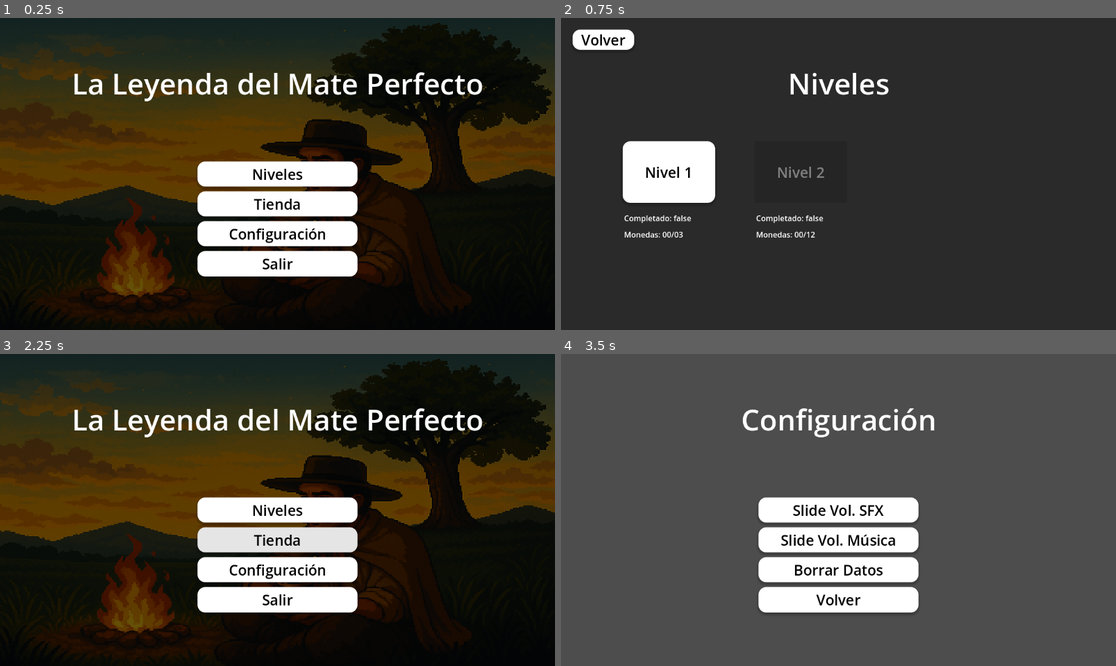
Above: before the commit, frames 1-4 (two rows, left to right).
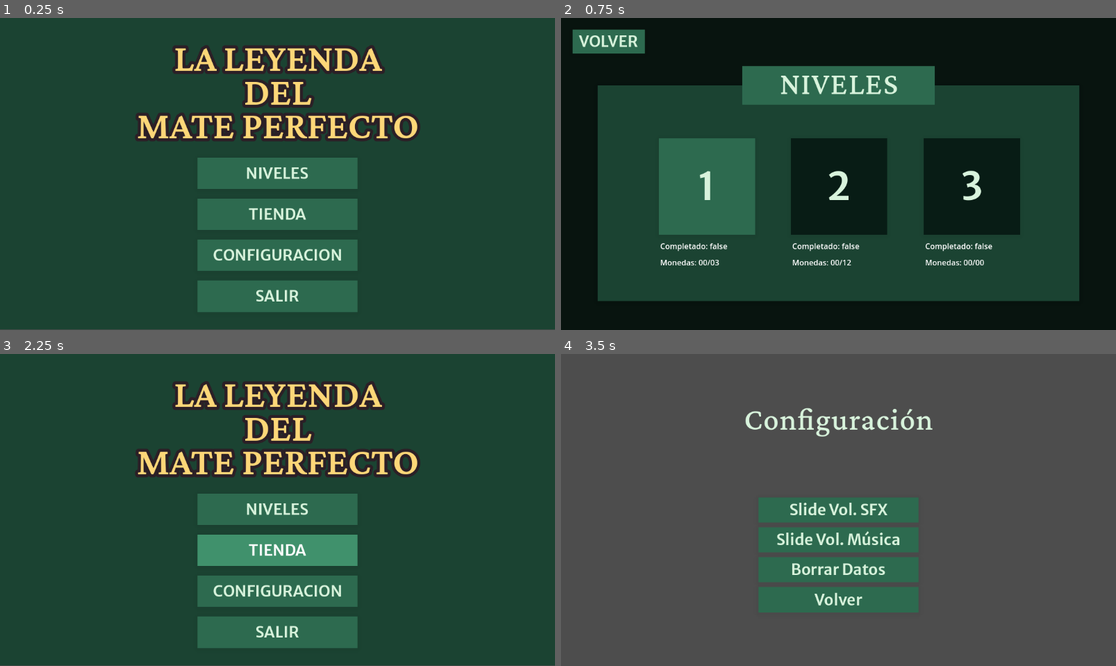
Above: after the commit, the same moments.

Repository: LYoshi02/TP-Videojuegos
Game: Godot game, scene res://pantallas/menu_principal/menu_principal.tscn
The game is run twice, just before and just after one commit, with the same random seed, the same clock (stepped at 60 frames per second) and the same inputs.
Inputs:
- Up to frame 1 (0.25 s): no input
- Up to frame 2 (0.75 s): click "Niveles" (after the commit: "NIVELES") at 0.5 s
- Up to frame 3 (2.25 s): click "Volver" (after the commit: "VOLVER") at 1.25 s; click "Tienda" (after the commit: "TIENDA") at 2 s
- Up to frame 4 (3.5 s): click "Configuración" (after the commit: "CONFIGURACION") at 2.75 s

The runs differ from the first frame. In frame 1, 97% of the frame differs, in the area x 0-100%, y 0-100%; in frame 2, 98%; in frame 3, 97%; in frame 4, 11%.

Commit message:
cambiar diseño de interfaces

Diff:
--- a/juego/personaje/personaje.tscn
+++ b/juego/personaje/personaje.tscn
@@ -141,12 +141,10 @@
 sprite_frames = SubResource("SpriteFrames_s5i2y")
 animation = &"idle"
 autoplay = "idle"
-frame_progress = 0.536067
+frame_progress = 0.469291
 
 [node name="CollisionShape2D" type="CollisionShape2D" parent="."]
 position = Vector2(0, 3)
 shape = SubResource("CapsuleShape2D_nmoq4")
 
 [node name="TimerSalto" type="Timer" parent="."]
-
-[connection signal="sprite_frames_changed" from="AnimatedSprite2D" to="." method="_on_sprite_frame_changed"]
--- a/pantallas/menu_niveles/menu_niveles.tscn
+++ b/pantallas/menu_niveles/menu_niveles.tscn
@@ -6,7 +6,16 @@
 [ext_resource type="PackedScene" uid="uid://m5wbok3qmbim" path="res://ui/seleccion_nivel/seleccion_nivel.tscn" id="4_nougm"]
 
 [sub_resource type="StyleBoxFlat" id="StyleBoxFlat_kwq62"]
-bg_color = Color(0.165656, 0.165657, 0.165655, 1)
+bg_color = Color(0.0313726, 0.0784314, 0.0588235, 1)
+
+[sub_resource type="StyleBoxFlat" id="StyleBoxFlat_nougm"]
+bg_color = Color(0.105882, 0.262745, 0.196078, 1)
+shadow_color = Color(0, 0, 0, 0.0980392)
+shadow_size = 10
+shadow_offset = Vector2(0, 2)
+
+[sub_resource type="StyleBoxFlat" id="StyleBoxFlat_6rgov"]
+bg_color = Color(0.176471, 0.415686, 0.309804, 1)
 
 [node name="MenuNiveles" type="Control"]
 layout_mode = 3
@@ -26,37 +35,92 @@
 grow_vertical = 2
 theme_override_styles/panel = SubResource("StyleBoxFlat_kwq62")
 
+[node name="Panel2" type="Panel" parent="."]
+layout_mode = 1
+anchors_preset = 8
+anchor_left = 0.5
+anchor_top = 0.5
+anchor_right = 0.5
+anchor_bottom = 0.5
+offset_left = -500.0
+offset_top = -184.0
+offset_right = 500.0
+offset_bottom = 264.0
+grow_horizontal = 2
+grow_vertical = 2
+theme_override_styles/panel = SubResource("StyleBoxFlat_nougm")
+
+[node name="Panel" type="Panel" parent="Panel2"]
+layout_mode = 1
+anchors_preset = 5
+anchor_left = 0.5
+anchor_right = 0.5
+offset_left = -200.0
+offset_top = -40.0
+offset_right = 200.0
+offset_bottom = 40.0
+grow_horizontal = 2
+theme_override_styles/panel = SubResource("StyleBoxFlat_6rgov")
+
+[node name="Titulo" parent="Panel2/Panel" instance=ExtResource("1_o885e")]
+layout_mode = 1
+anchors_preset = 8
+anchor_left = 0.5
+anchor_top = 0.5
+anchor_right = 0.5
+anchor_bottom = 0.5
+offset_left = -116.5
+offset_top = -40.0
+offset_right = 116.5
+offset_bottom = 32.0
+grow_horizontal = 2
+grow_vertical = 2
+text = "NIVELES"
+
+[node name="Niveles" type="Control" parent="Panel2"]
+layout_mode = 1
+anchors_preset = 8
+anchor_left = 0.5
+anchor_top = 0.5
+anchor_right = 0.5
+anchor_bottom = 0.5
+grow_horizontal = 2
+grow_vertical = 2
+
+[node name="SeleccionNivel1" parent="Panel2/Niveles" instance=ExtResource("4_nougm")]
+offset_left = -501.0
+offset_top = -370.0
+offset_right = -501.0
+offset_bottom = -370.0
+pivot_offset = Vector2(248, 253)
+total_monedas = 3
+id_nivel = 1
+
+[node name="SeleccionNivel2" parent="Panel2/Niveles" instance=ExtResource("4_nougm")]
+offset_left = -227.0
+offset_top = -370.0
+offset_right = -227.0
+offset_bottom = -370.0
+pivot_offset = Vector2(-26, 253)
+total_monedas = 12
+id_nivel = 2
+id_nivel_anterior = 1
+
+[node name="SeleccionNivel3" parent="Panel2/Niveles" instance=ExtResource("4_nougm")]
+offset_left = 49.0
+offset_top = -370.0
+offset_right = 49.0
+offset_bottom = -370.0
+pivot_offset = Vector2(-302, 253)
+id_nivel = 3
+id_nivel_anterior = 3
+
 [node name="VolverBoton" parent="." instance=ExtResource("1_3jpul")]
 layout_mode = 1
 offset_left = 24.0
 offset_top = 24.0
-offset_right = 152.0
-offset_bottom = 66.0
-text = "Volver"
-
-[node name="Titulo" parent="." instance=ExtResource("1_o885e")]
-layout_mode = 1
-anchors_preset = 5
-anchor_left = 0.5
-anchor_right = 0.5
-offset_left = -434.5
-offset_top = 80.0
-offset_right = 434.5
-offset_bottom = 191.0
-grow_horizontal = 2
-text = "Niveles"
-
-[node name="Niveles" type="Node" parent="."]
-
-[node name="SeleccionNivel1" parent="Niveles" instance=ExtResource("4_nougm")]
-total_monedas = 3
-id_nivel = 1
-
-[node name="SeleccionNivel2" parent="Niveles" instance=ExtResource("4_nougm")]
-offset_left = 274.0
-offset_right = 274.0
-total_monedas = 12
-id_nivel = 2
-id_nivel_anterior = 1
+offset_right = 174.0
+offset_bottom = 74.0
+text = "VOLVER"
 
 [connection signal="pressed" from="VolverBoton" to="." method="_on_volver_boton_pressed"]
--- a/pantallas/menu_principal/menu_principal.tscn
+++ b/pantallas/menu_principal/menu_principal.tscn
@@ -1,13 +1,17 @@
 [gd_scene load_steps=6 format=3 uid="uid://tuk1qbeie8yx"]
 
 [ext_resource type="Script" uid="uid://b0y5xgqr4x33" path="res://pantallas/menu_principal/menu_principal.gd" id="1_rqcxr"]
-[ext_resource type="Texture2D" uid="uid://dgog4nfkbtgeh" path="res://assets/imagenes/background.png" id="2_5luq2"]
-[ext_resource type="PackedScene" uid="uid://b4ctirjw1xq53" path="res://ui/titulo.tscn" id="3_co1m1"]
 [ext_resource type="PackedScene" uid="uid://sddk5xqkdc4t" path="res://ui/boton.tscn" id="3_th5i5"]
+[ext_resource type="FontFile" uid="uid://drjlh7vyn5bff" path="res://assets/fuentes/crimson_pro/CrimsonPro-VariableFont_wght.ttf" id="4_glt1t"]
 
-[sub_resource type="StyleBoxTexture" id="StyleBoxTexture_ekxnf"]
-texture = ExtResource("2_5luq2")
-modulate_color = Color(0.423651, 0.423651, 0.423651, 1)
+[sub_resource type="StyleBoxFlat" id="StyleBoxFlat_x2ach"]
+bg_color = Color(0.105882, 0.262745, 0.196078, 1)
+
+[sub_resource type="FontVariation" id="FontVariation_glt1t"]
+base_font = ExtResource("4_glt1t")
+variation_opentype = {
+2003265652: 600
+}
 
 [node name="MenuPrincipal" type="Control"]
 layout_mode = 3
@@ -23,21 +27,32 @@
 anchors_preset = 15
 anchor_right = 1.0
 anchor_bottom = 1.0
+offset_top = -1.0
+offset_bottom = -1.0
 grow_horizontal = 2
 grow_vertical = 2
-theme_override_styles/panel = SubResource("StyleBoxTexture_ekxnf")
+theme_override_styles/panel = SubResource("StyleBoxFlat_x2ach")
 
-[node name="Titulo" parent="." instance=ExtResource("3_co1m1")]
+[node name="Titulo" type="Label" parent="."]
 layout_mode = 1
 anchors_preset = 5
 anchor_left = 0.5
 anchor_right = 0.5
-offset_left = -434.5
-offset_top = 80.0
-offset_right = 434.5
-offset_bottom = 191.0
+offset_left = -292.5
+offset_top = 38.0
+offset_right = 292.5
+offset_bottom = 258.0
 grow_horizontal = 2
-text = "La Leyenda del Mate Perfecto"
+theme_override_colors/font_color = Color(0.992157, 0.843137, 0.470588, 1)
+theme_override_colors/font_outline_color = Color(0.168627, 0.121569, 0.14902, 1)
+theme_override_constants/line_spacing = -20
+theme_override_constants/outline_size = 25
+theme_override_fonts/font = SubResource("FontVariation_glt1t")
+theme_override_font_sizes/font_size = 80
+text = "LA LEYENDA
+DEL
+MATE PERFECTO"
+horizontal_alignment = 1
 
 [node name="ContenedorBotones" type="VBoxContainer" parent="."]
 layout_mode = 1
@@ -47,28 +62,28 @@
 anchor_right = 0.5
 anchor_bottom = 0.5
 offset_left = -166.0
-offset_top = -26.0
+offset_top = -34.0
 offset_right = 166.0
-offset_bottom = 213.0
+offset_bottom = 287.0
 grow_horizontal = 2
 grow_vertical = 2
-theme_override_constants/separation = 10
+theme_override_constants/separation = 20
 
 [node name="NivelesBoton" parent="ContenedorBotones" instance=ExtResource("3_th5i5")]
 layout_mode = 2
-text = "Niveles"
+text = "NIVELES"
 
 [node name="TiendaBoton" parent="ContenedorBotones" instance=ExtResource("3_th5i5")]
 layout_mode = 2
-text = "Tienda"
+text = "TIENDA"
 
 [node name="ConfiguracionBoton" parent="ContenedorBotones" instance=ExtResource("3_th5i5")]
 layout_mode = 2
-text = "Configuración"
+text = "CONFIGURACION"
 
 [node name="SalirBoton" parent="ContenedorBotones" instance=ExtResource("3_th5i5")]
 layout_mode = 2
-text = "Salir"
+text = "SALIR"
 
 [connection signal="pressed" from="ContenedorBotones/NivelesBoton" to="." method="_on_niveles_boton_pressed"]
 [connection signal="pressed" from="ContenedorBotones/ConfiguracionBoton" to="." method="_on_configuracion_boton_pressed"]
--- a/pantallas/niveles/nivel_2/nivel_2.tscn
+++ b/pantallas/niveles/nivel_2/nivel_2.tscn
@@ -145,6 +145,7 @@
 
 [node name="HUD" parent="." instance=ExtResource("7_h3ayw")]
 unique_name_in_owner = true
+visible = false
 
 [node name="Finish" parent="." instance=ExtResource("8_pi4a7")]
 position = Vector2(1075, 595)
--- a/ui/boton.tscn
+++ b/ui/boton.tscn
@@ -1,49 +1,54 @@
-[gd_scene load_steps=5 format=3 uid="uid://sddk5xqkdc4t"]
+[gd_scene load_steps=8 format=3 uid="uid://sddk5xqkdc4t"]
 
-[sub_resource type="StyleBoxEmpty" id="StyleBoxEmpty_n4pas"]
+[ext_resource type="FontFile" uid="uid://br0ox30rd3ddl" path="res://assets/fuentes/merriweather_sans/MerriweatherSans-VariableFont_wght.ttf" id="1_dplwg"]
 
-[sub_resource type="StyleBoxFlat" id="StyleBoxFlat_mi6dp"]
-bg_color = Color(0.899258, 0.899258, 0.899258, 1)
-corner_radius_top_left = 16
-corner_radius_top_right = 16
-corner_radius_bottom_right = 16
-corner_radius_bottom_left = 16
-shadow_color = Color(0, 0, 0, 0.203922)
-shadow_size = 5
-shadow_offset = Vector2(0, 3.41)
+[sub_resource type="FontVariation" id="FontVariation_efxx4"]
+base_font = ExtResource("1_dplwg")
+variation_opentype = {
+2003265652: 600
+}
 
-[sub_resource type="StyleBoxFlat" id="StyleBoxFlat_rhj8v"]
-bg_color = Color(0.733005, 0.733005, 0.733005, 1)
-corner_radius_top_left = 16
-corner_radius_top_right = 16
-corner_radius_bottom_right = 16
-corner_radius_bottom_left = 16
-shadow_color = Color(0, 0, 0, 0.203922)
-shadow_size = 5
-shadow_offset = Vector2(0, 3.41)
+[sub_resource type="StyleBoxEmpty" id="StyleBoxEmpty_dplwg"]
+
+[sub_resource type="StyleBoxFlat" id="StyleBoxFlat_uvtp8"]
+bg_color = Color(0.0313726, 0.109804, 0.0823529, 1)
+shadow_color = Color(0, 0, 0, 0.0392157)
+shadow_size = 10
+shadow_offset = Vector2(0, 2)
+
+[sub_resource type="StyleBoxFlat" id="StyleBoxFlat_dplwg"]
+bg_color = Color(0.25098, 0.568627, 0.423529, 1)
+shadow_color = Color(0, 0, 0, 0.0392157)
+shadow_size = 10
+shadow_offset = Vector2(0, 2)
+
+[sub_resource type="StyleBoxFlat" id="StyleBoxFlat_opgb7"]
+bg_color = Color(0.25098, 0.568627, 0.423529, 1)
+shadow_color = Color(0, 0, 0, 0.0392157)
+shadow_size = 10
+shadow_offset = Vector2(0, 2)
 
 [sub_resource type="StyleBoxFlat" id="StyleBoxFlat_3q610"]
-bg_color = Color(1, 1, 1, 1)
-corner_radius_top_left = 16
-corner_radius_top_right = 16
-corner_radius_bottom_right = 16
-corner_radius_bottom_left = 16
-shadow_color = Color(0, 0, 0, 0.203922)
-shadow_size = 5
-shadow_offset = Vector2(0, 3.41)
+bg_color = Color(0.176471, 0.415686, 0.309804, 1)
+shadow_color = Color(0, 0, 0, 0.0392157)
+shadow_size = 10
+shadow_offset = Vector2(0, 2)
 
 [node name="Boton" type="Button"]
 offset_right = 128.0
-offset_bottom = 42.0
+offset_bottom = 80.0
 size_flags_vertical = 3
-theme_override_colors/font_hover_pressed_color = Color(0, 0, 0, 1)
-theme_override_colors/font_hover_color = Color(0, 0, 0, 1)
-theme_override_colors/font_color = Color(0, 0, 0, 1)
-theme_override_colors/font_focus_color = Color(0, 0, 0, 1)
-theme_override_colors/font_pressed_color = Color(0, 0, 0, 1)
-theme_override_font_sizes/font_size = 30
-theme_override_styles/focus = SubResource("StyleBoxEmpty_n4pas")
-theme_override_styles/hover = SubResource("StyleBoxFlat_mi6dp")
-theme_override_styles/pressed = SubResource("StyleBoxFlat_rhj8v")
+theme_override_colors/font_disabled_color = Color(0.847059, 0.952941, 0.862745, 1)
+theme_override_colors/font_hover_pressed_color = Color(1, 1, 1, 1)
+theme_override_colors/font_hover_color = Color(1, 1, 1, 1)
+theme_override_colors/font_color = Color(0.847059, 0.952941, 0.862745, 1)
+theme_override_colors/font_focus_color = Color(1, 1, 1, 1)
+theme_override_colors/font_pressed_color = Color(1, 1, 1, 1)
+theme_override_fonts/font = SubResource("FontVariation_efxx4")
+theme_override_font_sizes/font_size = 32
+theme_override_styles/focus = SubResource("StyleBoxEmpty_dplwg")
+theme_override_styles/disabled = SubResource("StyleBoxFlat_uvtp8")
+theme_override_styles/hover = SubResource("StyleBoxFlat_dplwg")
+theme_override_styles/pressed = SubResource("StyleBoxFlat_opgb7")
 theme_override_styles/normal = SubResource("StyleBoxFlat_3q610")
-text = "Text"
+text = "TEXT"
--- a/ui/hud/hud.tscn
+++ b/ui/hud/hud.tscn
@@ -11,6 +11,18 @@
 [sub_resource type="StyleBoxEmpty" id="StyleBoxEmpty_imuuq"]
 
 [sub_resource type="StyleBoxEmpty" id="StyleBoxEmpty_kwc50"]
+
+[sub_resource type="StyleBoxFlat" id="StyleBoxFlat_aixkq"]
+bg_color = Color(0, 0, 0, 0.686275)
+
+[sub_resource type="StyleBoxFlat" id="StyleBoxFlat_o2lis"]
+bg_color = Color(0.105882, 0.262745, 0.196078, 1)
+shadow_color = Color(0, 0, 0, 0.0980392)
+shadow_size = 10
+shadow_offset = Vector2(0, 2)
+
+[sub_resource type="StyleBoxFlat" id="StyleBoxFlat_gfles"]
+bg_color = Color(0.176471, 0.415686, 0.309804, 1)
 
 [sub_resource type="StyleBoxEmpty" id="StyleBoxEmpty_o2lis"]
 
@@ -107,49 +119,77 @@
 anchor_bottom = 1.0
 grow_horizontal = 2
 grow_vertical = 2
-
-[node name="TituloPausa" parent="Pausa/PausaPanel" instance=ExtResource("2_w75iv")]
+theme_override_styles/panel = SubResource("StyleBoxFlat_aixkq")
+
+[node name="Panel" type="Panel" parent="Pausa/PausaPanel"]
+layout_mode = 1
+anchors_preset = 8
+anchor_left = 0.5
+anchor_top = 0.5
+anchor_right = 0.5
+anchor_bottom = 0.5
+offset_left = -225.0
+offset_top = -193.0
+offset_right = 225.0
+offset_bottom = 257.0
+grow_horizontal = 2
+grow_vertical = 2
+theme_override_styles/panel = SubResource("StyleBoxFlat_o2lis")
+
+[node name="Panel2" type="Panel" parent="Pausa/PausaPanel/Panel"]
 layout_mode = 1
 anchors_preset = 5
 anchor_left = 0.5
 anchor_right = 0.5
-offset_left = -434.5
-offset_top = 80.0
-offset_right = 434.5
-offset_bottom = 191.0
-grow_horizontal = 2
-text = "Pausa"
-
-[node name="ContenedorBotones" type="VBoxContainer" parent="Pausa/PausaPanel"]
+offset_left = -175.0
+offset_top = -40.0
+offset_right = 175.0
+offset_bottom = 40.0
+grow_horizontal = 2
+theme_override_styles/panel = SubResource("StyleBoxFlat_gfles")
+
+[node name="TituloPausa" parent="Pausa/PausaPanel/Panel/Panel2" instance=ExtResource("2_w75iv")]
+layout_mode = 1
+anchors_preset = 15
+anchor_right = 1.0
+anchor_bottom = 1.0
+offset_top = -5.0
+offset_right = 0.0
+offset_bottom = -5.0
+grow_horizontal = 2
+grow_vertical = 2
+text = "PAUSA"
+
+[node name="ContenedorBotones" type="VBoxContainer" parent="Pausa/PausaPanel/Panel"]
 layout_mode = 1
 anchors_preset = 8
 anchor_left = 0.5
 anchor_top = 0.5
 anchor_right = 0.5
 anchor_bottom = 0.5
-offset_left = -166.0
-offset_top = -59.0
-offset_right = 166.0
-offset_bottom = 213.0
-grow_horizontal = 2
-grow_vertical = 2
-theme_override_constants/separation = 10
-
-[node name="ContinuarBoton" parent="Pausa/PausaPanel/ContenedorBotones" instance=ExtResource("3_imuuq")]
-layout_mode = 2
-text = "Continuar"
-
-[node name="NivelesBoton" parent="Pausa/PausaPanel/ContenedorBotones" instance=ExtResource("3_imuuq")]
-layout_mode = 2
-text = "Niveles"
-
-[node name="MenuPrincipalBoton" parent="Pausa/PausaPanel/ContenedorBotones" instance=ExtResource("3_imuuq")]
-layout_mode = 2
-text = "Menu Principal"
-
-[node name="SalirBoton" parent="Pausa/PausaPanel/ContenedorBotones" instance=ExtResource("3_imuuq")]
-layout_mode = 2
-text = "Salir"
+offset_left = -150.0
+offset_top = -144.0
+offset_right = 150.0
+offset_bottom = 176.0
+grow_horizontal = 2
+grow_vertical = 2
+theme_override_constants/separation = 20
+
+[node name="ContinuarBoton" parent="Pausa/PausaPanel/Panel/ContenedorBotones" instance=ExtResource("3_imuuq")]
+layout_mode = 2
+text = "CONTINUAR"
+
+[node name="NivelesBoton" parent="Pausa/PausaPanel/Panel/ContenedorBotones" instance=ExtResource("3_imuuq")]
+layout_mode = 2
+text = "NIVELES"
+
+[node name="MenuPrincipalBoton" parent="Pausa/PausaPanel/Panel/ContenedorBotones" instance=ExtResource("3_imuuq")]
+layout_mode = 2
+text = "MENU PRINCIPAL"
+
+[node name="SalirBoton" parent="Pausa/PausaPanel/Panel/ContenedorBotones" instance=ExtResource("3_imuuq")]
+layout_mode = 2
+text = "SALIR"
 
 [node name="ControlesMobile" type="Panel" parent="."]
 anchors_preset = 12
@@ -212,7 +252,7 @@
 action = "salto"
 visibility_mode = 1
 
-[connection signal="pressed" from="Pausa/PausaPanel/ContenedorBotones/ContinuarBoton" to="Pausa" method="_on_continuar_boton_pressed"]
-[connection signal="pressed" from="Pausa/PausaPanel/ContenedorBotones/NivelesBoton" to="Pausa" method="_on_niveles_boton_pressed"]
-[connection signal="pressed" from="Pausa/PausaPanel/ContenedorBotones/MenuPrincipalBoton" to="Pausa" method="_on_menu_principal_boton_pressed"]
-[connection signal="pressed" from="Pausa/PausaPanel/ContenedorBotones/SalirBoton" to="Pausa" method="_on_salir_boton_pressed"]
+[connection signal="pressed" from="Pausa/PausaPanel/Panel/ContenedorBotones/ContinuarBoton" to="Pausa" method="_on_continuar_boton_pressed"]
+[connection signal="pressed" from="Pausa/PausaPanel/Panel/ContenedorBotones/NivelesBoton" to="Pausa" method="_on_niveles_boton_pressed"]
+[connection signal="pressed" from="Pausa/PausaPanel/Panel/ContenedorBotones/MenuPrincipalBoton" to="Pausa" method="_on_menu_principal_boton_pressed"]
+[connection signal="pressed" from="Pausa/PausaPanel/Panel/ContenedorBotones/SalirBoton" to="Pausa" method="_on_salir_boton_pressed"]
--- a/ui/seleccion_nivel/seleccion_nivel.gd
+++ b/ui/seleccion_nivel/seleccion_nivel.gd
@@ -12,7 +12,7 @@
 	var progreso = GLOBAL.obtener_progreso_nivel(id_nivel)
 	completado_label.text = "Completado: " + str(progreso.completado)
 	monedas_label.text = "Monedas: " + str(int(progreso.monedas)).pad_zeros(2) + "/" + str(int(total_monedas)).pad_zeros(2)
-	nivel_boton. text = "Nivel " + str(id_nivel)
+	nivel_boton.text = str(id_nivel)
 
 	if id_nivel_anterior > 0:
 		var progreso_nivel_anterior = GLOBAL.obtener_progreso_nivel(id_nivel_anterior)
--- a/ui/seleccion_nivel/seleccion_nivel.tscn
+++ b/ui/seleccion_nivel/seleccion_nivel.tscn
@@ -9,24 +9,28 @@
 script = ExtResource("1_34abs")
 
 [node name="NivelBoton" parent="." instance=ExtResource("2_cupc2")]
+layout_mode = 0
 offset_left = 128.0
 offset_top = 256.0
-offset_right = 320.0
-offset_bottom = 384.0
-text = "Nivel X"
+offset_right = 328.0
+offset_bottom = 456.0
+theme_override_font_sizes/font_size = 80
+text = "X"
 
 [node name="CompletadoLabel" type="Label" parent="."]
+layout_mode = 0
 offset_left = 131.0
-offset_top = 404.0
+offset_top = 468.0
 offset_right = 234.0
-offset_bottom = 427.0
+offset_bottom = 491.0
 text = "Completado: "
 
 [node name="MonedasLabel" type="Label" parent="."]
+layout_mode = 0
 offset_left = 131.0
-offset_top = 438.0
+offset_top = 502.0
 offset_right = 234.0
-offset_bottom = 461.0
+offset_bottom = 525.0
 text = "Monedas: "
 
 [connection signal="pressed" from="NivelBoton" to="." method="_on_nivel_boton_pressed"]
--- a/ui/titulo.tscn
+++ b/ui/titulo.tscn
@@ -1,9 +1,21 @@
-[gd_scene format=3 uid="uid://b4ctirjw1xq53"]
+[gd_scene load_steps=3 format=3 uid="uid://b4ctirjw1xq53"]
+
+[ext_resource type="FontFile" uid="uid://drjlh7vyn5bff" path="res://assets/fuentes/crimson_pro/CrimsonPro-VariableFont_wght.ttf" id="1_kjbto"]
+
+[sub_resource type="FontVariation" id="FontVariation_lir2e"]
+base_font = ExtResource("1_kjbto")
+variation_opentype = {
+2003265652: 500
+}
+spacing_glyph = 2
 
 [node name="Titulo" type="Label"]
 offset_right = 869.0
 offset_bottom = 111.0
-theme_override_font_sizes/font_size = 60
+theme_override_colors/font_color = Color(0.847059, 0.952941, 0.862745, 1)
+theme_override_constants/line_spacing = 0
+theme_override_fonts/font = SubResource("FontVariation_lir2e")
+theme_override_font_sizes/font_size = 64
 text = "Texto"
 horizontal_alignment = 1
 vertical_alignment = 1
Binary file added: assets/fuentes/crimson_pro/CrimsonPro-VariableFont_wght.ttf
Not shown, added: assets/fuentes/crimson_pro/CrimsonPro-VariableFont_wght.ttf.import
Binary file added: assets/fuentes/merriweather_sans/MerriweatherSans-VariableFont_wght.ttf
Not shown, added: assets/fuentes/merriweather_sans/MerriweatherSans-VariableFont_wght.ttf.import
Not shown: 1 places in pantallas/menu_niveles/menu_niveles.tscn that only renumber resources
Not shown: 1 places in ui/hud/hud.tscn that only renumber resources
